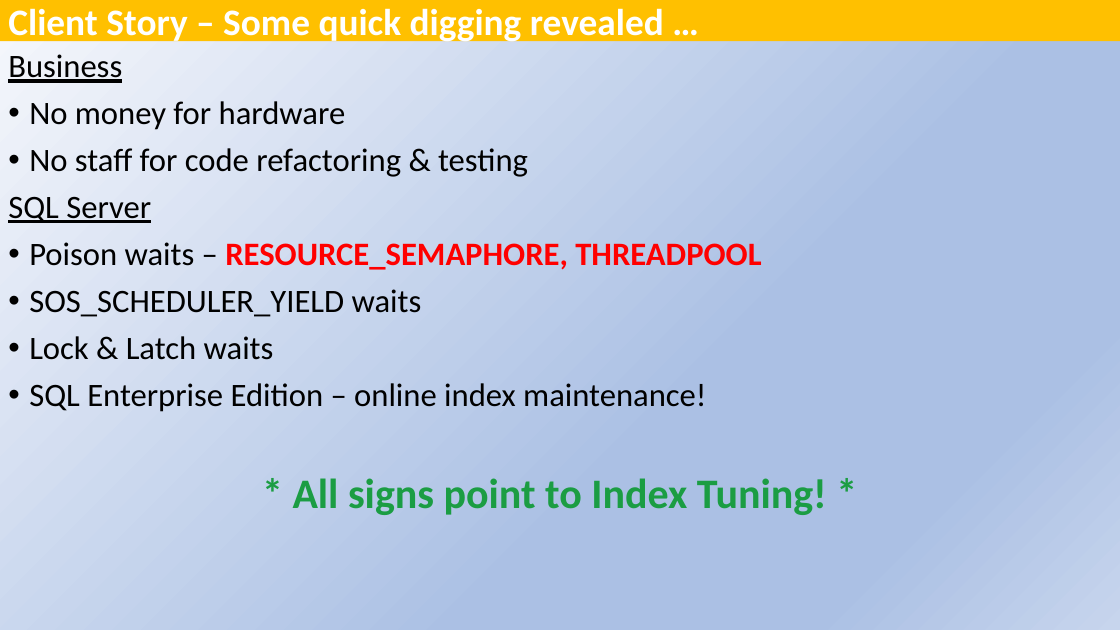
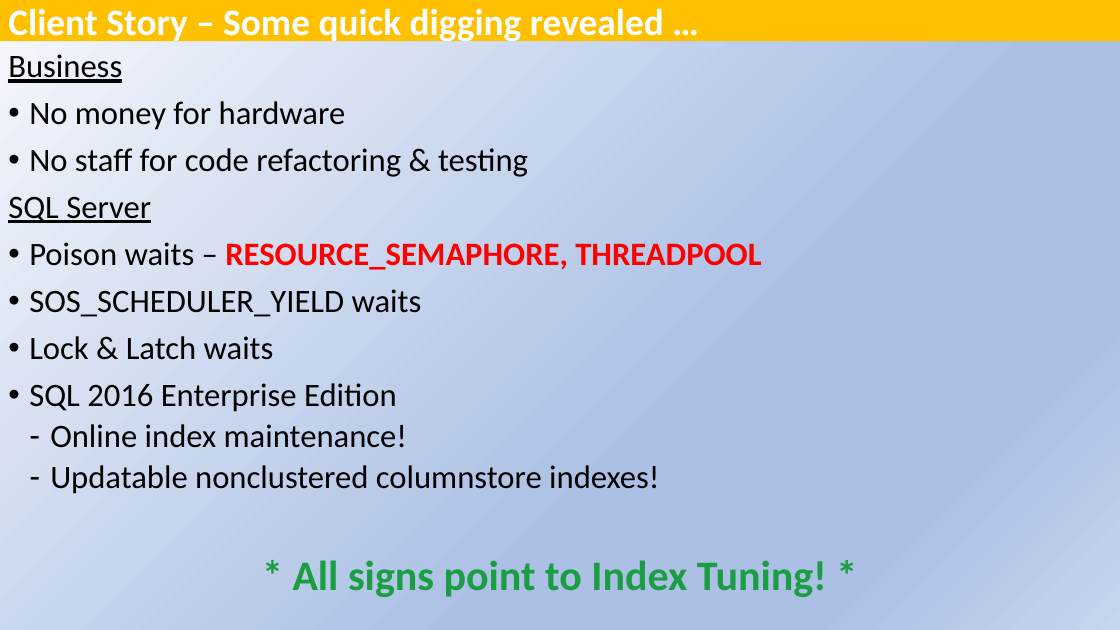
Before and after one commit to SQLXL/SQLXL, a slide deck: slide 6 of SQLXL_Index SQL Saturday South Florida 2025.pptx. Drawn at 1120x630 pixels with LibreOffice and Linux fonts; fonts in the diff are those of the drawing. Boxes give left, top, right and bottom in pixels: in the first picture for what was removed or moved away, otherwise in the second. Text is boxed around its words. In the diff, an @@ line names an element or a change of style, - is before the commit and + after.

```diff
--- a/SQLXL_Index SQL Saturday South Florida 2025.pptx
+++ b/SQLXL_Index SQL Saturday South Florida 2025.pptx
@@ text at (29,383,659,494): text changed @@
-• SQL Enterprise Edition – online index maintenance!
+• SQL 2016 Enterprise Edition
+  ‐ Online index maintenance!
+  ‐ Updatable nonclustered columnstore indexes!
```
Also in this commit, not shown: 9 other slides changed, 1 slide added, 1 slide removed, 1 other file.
